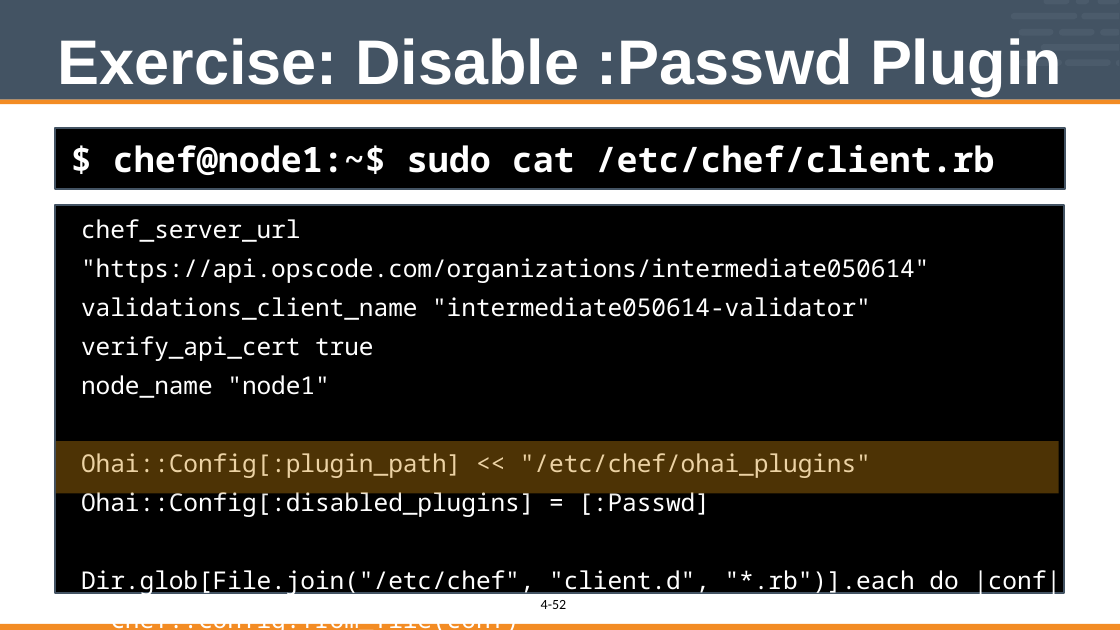
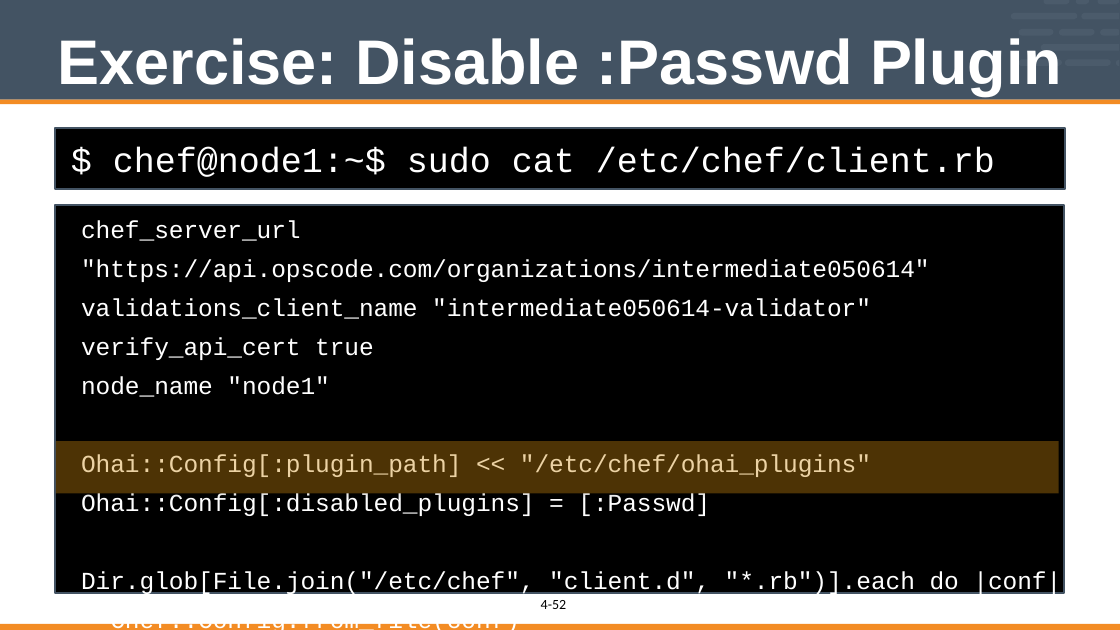
Before and after one commit to vinyar/chef-intermediate, a slide deck: slide 52 of 04-writing_ohai_plugins.pptx. Drawn at 1120x630 pixels with LibreOffice and Linux fonts; fonts in the diff are those of the drawing. Boxes give left, top, right and bottom in pixels: in the first picture for what was removed or moved away, otherwise in the second. Text is boxed around its words. In the diff, an @@ line names an element or a change of style, - is before the commit and + after.

```diff
--- a/04-writing_ohai_plugins.pptx
+++ b/04-writing_ohai_plugins.pptx
@@ rectangle "$ chef@node1:~$ sudo cat /etc/chef/client.rb" at [55,128,1065,189]: font Noto Sans Mono to Courier New, bold off @@
@@ rectangle "chef_server_url "https://api.opscode.com/organizations/inter ..." at [55,205,1064,593]: font Noto Sans Mono to Courier New @@
```
Also in this commit, not shown: 35 other slides changed.
